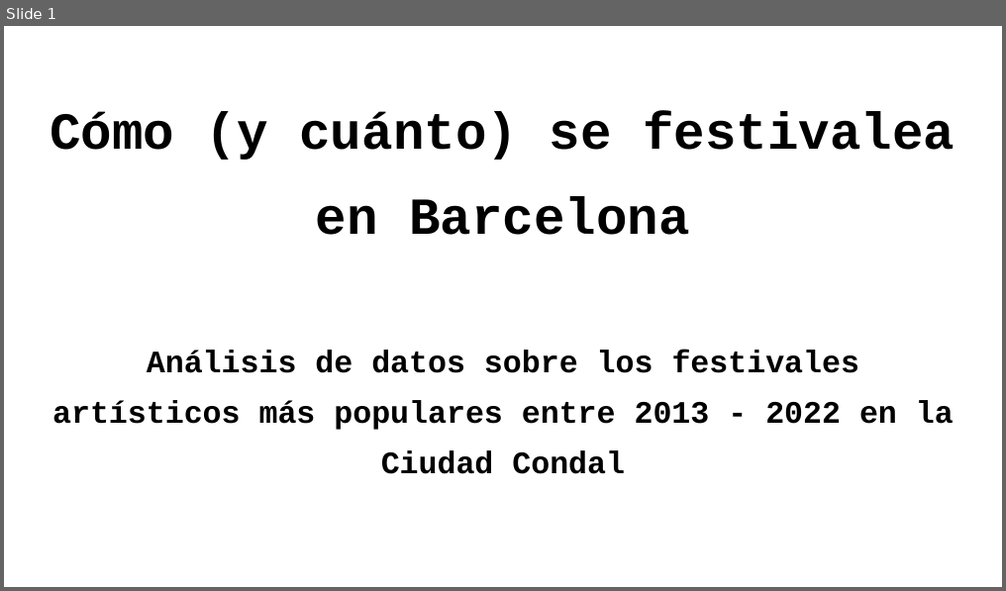
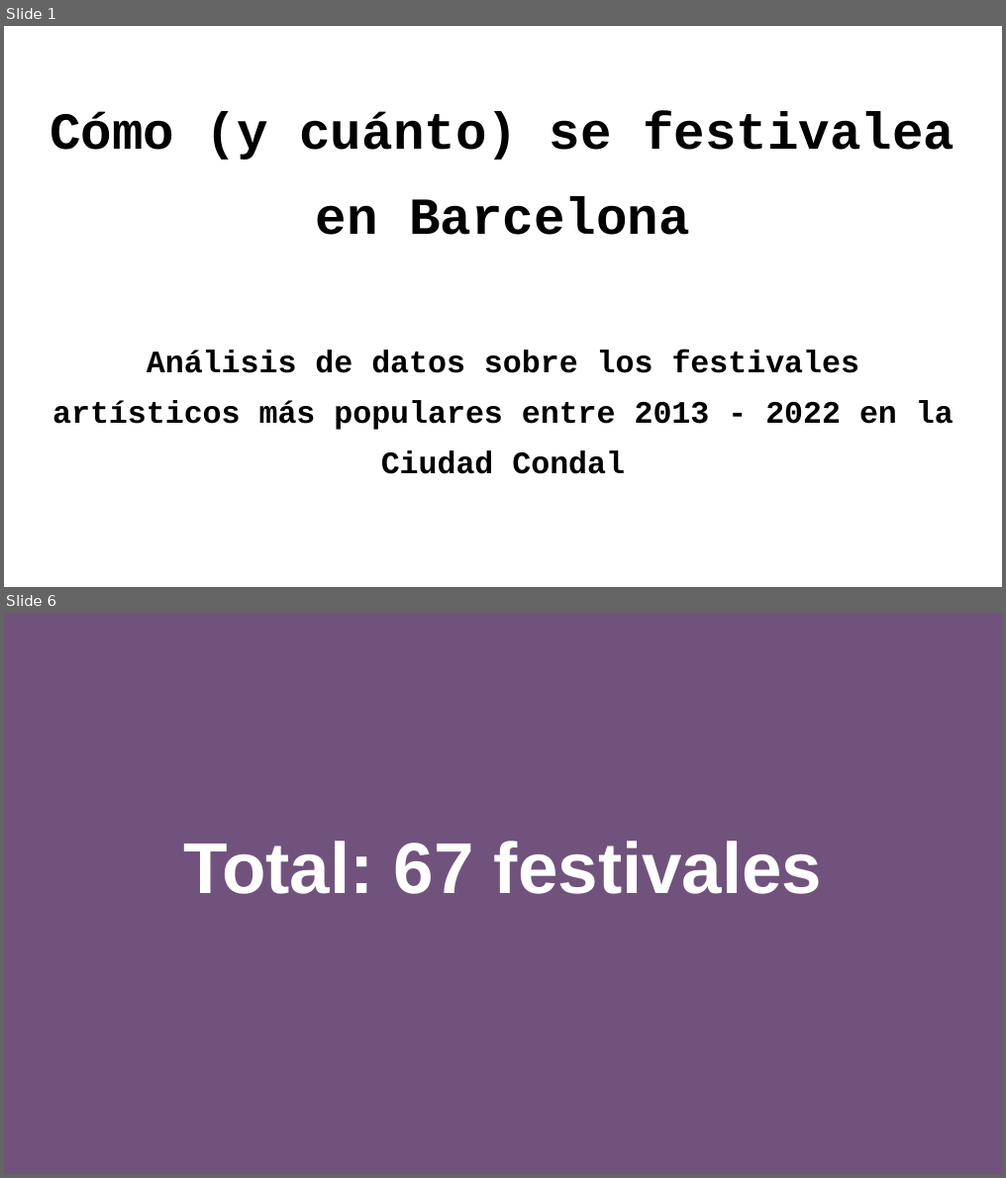
Before and after one commit to marosor/Festivales_Bcn, a slide deck: SRC/Presentacion_Como_cuanto_festivalea_Barcelona.pptx. Shown one above the other, each under a label of ours: slide 1 before the commit, slides 1 and 6 after it; the slides between them are not shown. The pictures are 1006x591 and 1006x1178 pixels, drawn with LibreOffice and Linux fonts; fonts in the diff are those of the drawing; background and template pictures are left out. Boxes give left, top, right and bottom in pixels: in the first picture for what was removed or moved away, otherwise in the second. Text is boxed around its words. In the diff, an @@ line names an element or a change of style, - is before the commit and + after.

```diff
--- a/SRC/Presentacion_Como_cuanto_festivalea_Barcelona.pptx
+++ b/SRC/Presentacion_Como_cuanto_festivalea_Barcelona.pptx
@@ slide 6 added at box(4, 613, 1002, 1174), background #71527D @@
@@ title added at box(183, 841, 822, 894), 52 pt, text #FFFFFF, bold @@
+Total: 67 festivales
```
Also in this commit, not shown: 13 slides changed, 5 other slides added.
